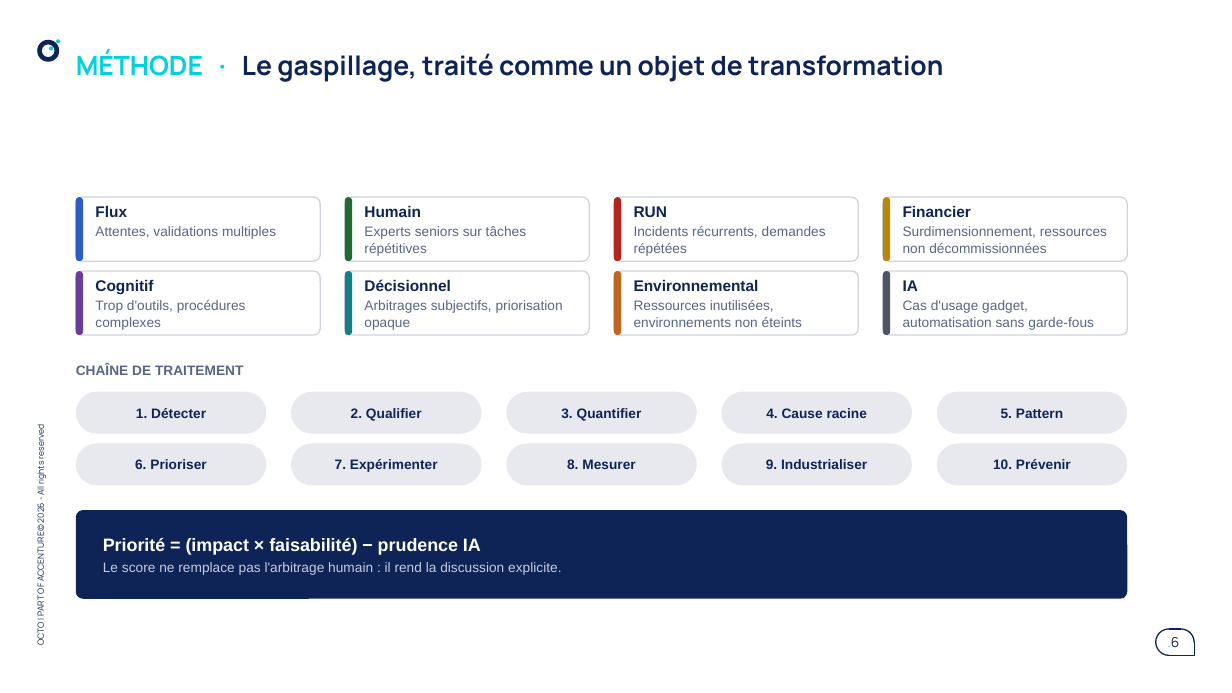
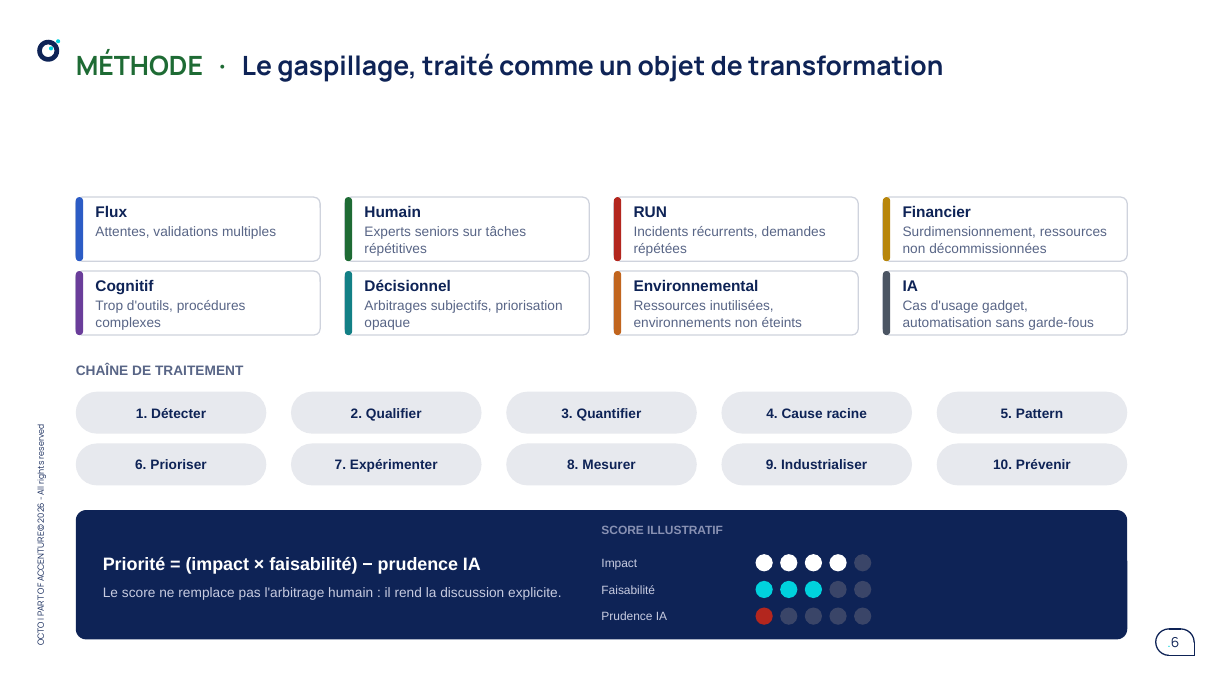
Before and after one commit to claudecamus-dot/Vscode3, a slide deck: slide 6 of docs/cadrage-ppt/bmad-iap-cadrage-synthese.pptx. Drawn at 1232x693 pixels with LibreOffice and Linux fonts; fonts in the diff are those of the drawing. Boxes give left, top, right and bottom in pixels: in the first picture for what was removed or moved away, otherwise in the second. Text is boxed around its words. In the diff, an @@ line names an element or a change of style, - is before the commit and + after.

```diff
--- a/docs/cadrage-ppt/bmad-iap-cadrage-synthese.pptx
+++ b/docs/cadrage-ppt/bmad-iap-cadrage-synthese.pptx
@@ title "MÉTHODE · Le gaspillage, traité ..." at [76,50,943,82]: text colour #00D2DD to #1E6B34 in "MÉTHODE ·" @@
@@ rounded rectangle: place and size @@
-rounded rectangle at [75,510,1127,599]
+rounded rectangle at [75,510,1127,639]
@@ text "Priorité = (impact × faisabilité) ..." at [103,557,561,600]: line spacing 1 to 1.15; line spacing 1 to 1.2; more space between paragraphs @@
@@ text added at [601,526,723,534], 7 pt, text #8891B3, bold @@
+SCORE ILLUSTRATIF
@@ text added at [601,559,637,570], 7 pt, text #C7CBE0 @@
+Impact
@@ rounded rectangle added at [755,554,772,572], fill #FFFFFF @@
@@ rounded rectangle added at [780,554,797,572], fill #FFFFFF @@
@@ rounded rectangle added at [804,554,822,572], fill #FFFFFF @@
@@ rounded rectangle added at [829,554,846,572], fill #FFFFFF @@
@@ rounded rectangle added at [854,554,871,572], fill #3A4568 @@
@@ text added at [601,585,655,594], 7 pt, text #C7CBE0 @@
+Faisabilité
@@ rounded rectangle added at [755,580,772,598], fill #00D2DD @@
@@ rounded rectangle added at [780,580,797,598], fill #00D2DD @@
@@ rounded rectangle added at [804,580,822,598], fill #00D2DD @@
@@ rounded rectangle added at [829,580,846,598], fill #3A4568 @@
@@ rounded rectangle added at [854,580,871,598], fill #3A4568 @@
@@ text added at [601,611,667,620], 7 pt, text #C7CBE0 @@
+Prudence IA
@@ rounded rectangle added at [755,607,772,625], fill #B3261E @@
@@ rounded rectangle added at [780,607,797,625], fill #3A4568 @@
@@ rounded rectangle added at [804,607,822,625], fill #3A4568 @@
@@ rounded rectangle added at [829,607,846,625], fill #3A4568 @@
@@ rounded rectangle added at [854,607,871,625], fill #3A4568 @@
```
Also in this commit, not shown: 8 other slides changed, 3 other files.
